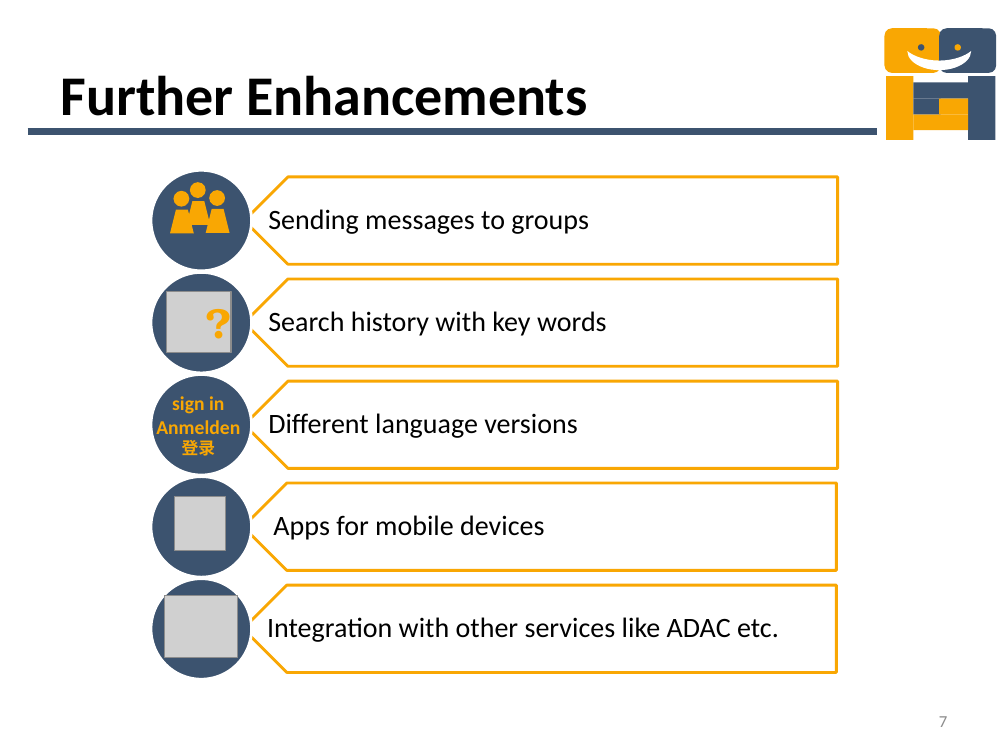
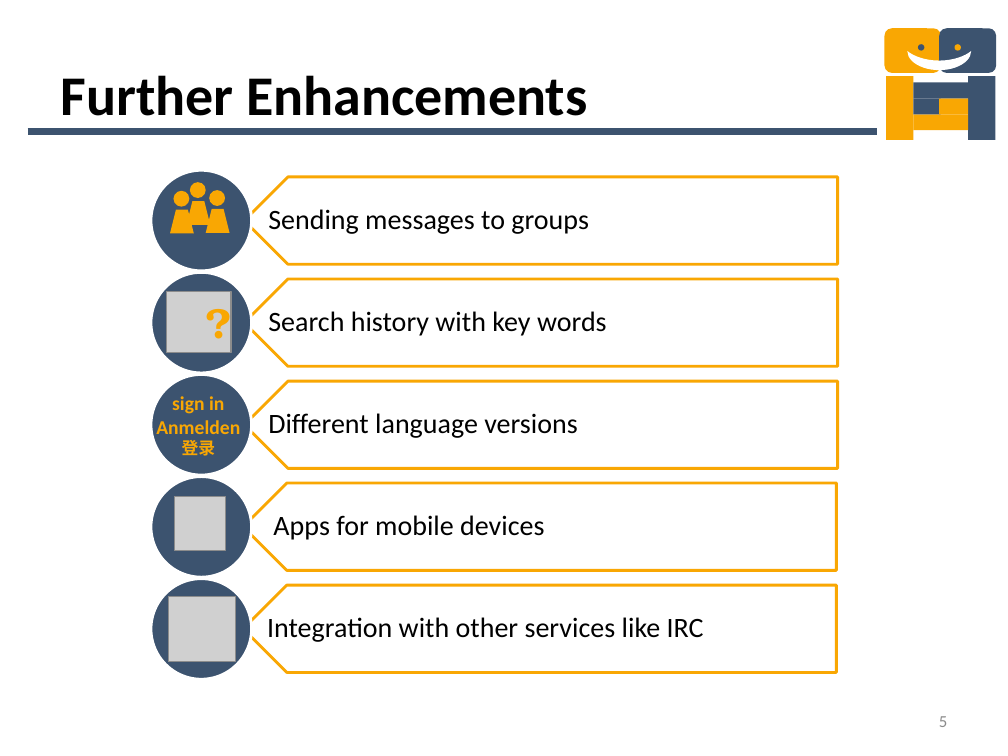
Before and after one commit to mdger/UGNM_Instantmessaging, a slide deck: slide 5 of UGNM_Instantmessaging/doc/PresentationIM.pptx (slide 7 before the commit). Drawn at 1008x756 pixels with LibreOffice and Linux fonts; fonts in the diff are those of the drawing; grey boxes stand for pictures. Boxes give left, top, right and bottom in pixels: in the first picture for what was removed or moved away, otherwise in the second. Text is boxed around its words. In the diff, an @@ line names an element or a change of style, - is before the commit and + after.

```diff
--- a/UGNM_Instantmessaging/doc/PresentationIM.pptx
+++ b/UGNM_Instantmessaging/doc/PresentationIM.pptx
@@ picture: place and size @@
-picture at (164,596,237,658)
+picture at (168,597,236,661)
@@ text at (267,617,704,642): text changed @@
-Integration with other services like ADAC etc.
+Integration with other services like IRC
@@ page number at (939,716,947,727): text changed @@
-7
+5
```
Also in this commit, not shown: 4 other slides changed, 2 slides removed, 1 other file.
